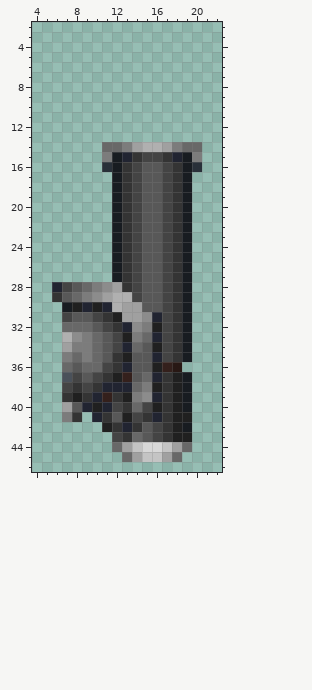
Pixel-art sprite, stored at Resources/Units/Xcom/Drones/BigOb_DroneSmoke_Weapon.png. The first picture shows the starting point.
The file is 32x48 pixels. Shown: x 4..22, y 2..46. The old version is drawn lined up with the new one.
The result:
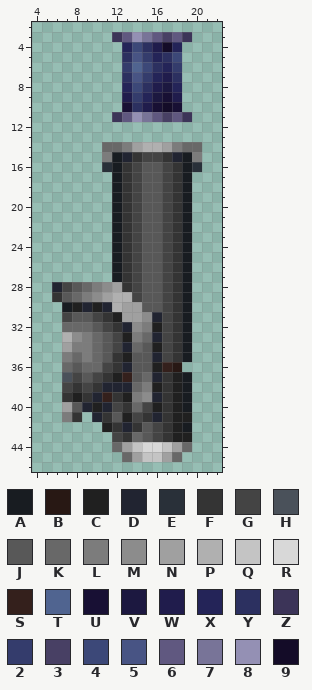
Palette (. is transparent): A #181c21  B #281814  C #202020  D #212431  E #293039  F #343434  G #444444  H #4a515a  J #585858  K #686868  L #7c7c7c  M #8c8c8c  N #a0a0a0  P #b0b0b0  Q #c4c4c4  R #d8d8d8  S #34201c  T #506490  U #181034  V #1c1840  W #201c4c  X #242458  Y #2c3060  Z #3c3458  2 #343c6c  3 #484064  4 #3c4878  5 #485484  6 #605880  7 #787498  8 #9490b4  9 #140c28
Author's note on the commit: Makes this more nice for the player :)
Edits made:
whole drawing moved by +0,+4 (the old picture is shown already moved)
y 3: x 12..19 ........ -> Z687636Z
y 4: x 13..18 ...... -> X4YW9X
y 5: x 13..18 ...... -> Y52XY4
y 6: x 13..18 ...... -> 2T4YX2
y 7: x 13..18 ...... -> Y52XWY
y 8: x 13..18 ...... -> X4YWVX
y 9: x 13..18 ...... -> W2XVUW
y 10: x 13..18 ...... -> UYWU9U
y 11: x 12..19 ........ -> Z687636Z
Pixel boxes of the changes (left, top, right, bottom) in both pictures:
added: (112, 32, 192, 122)
